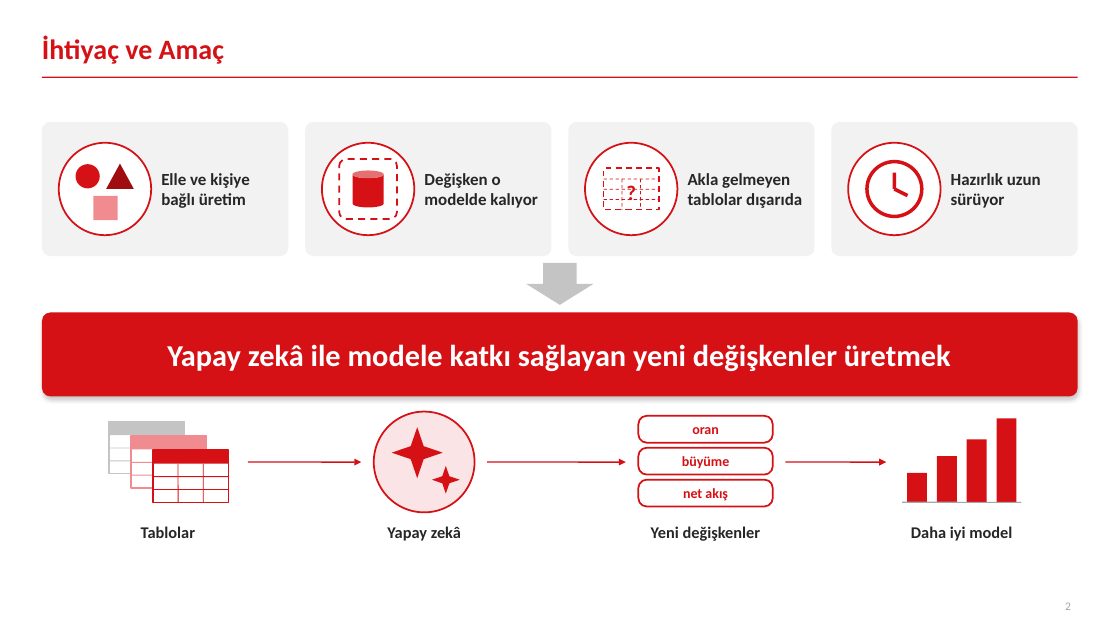
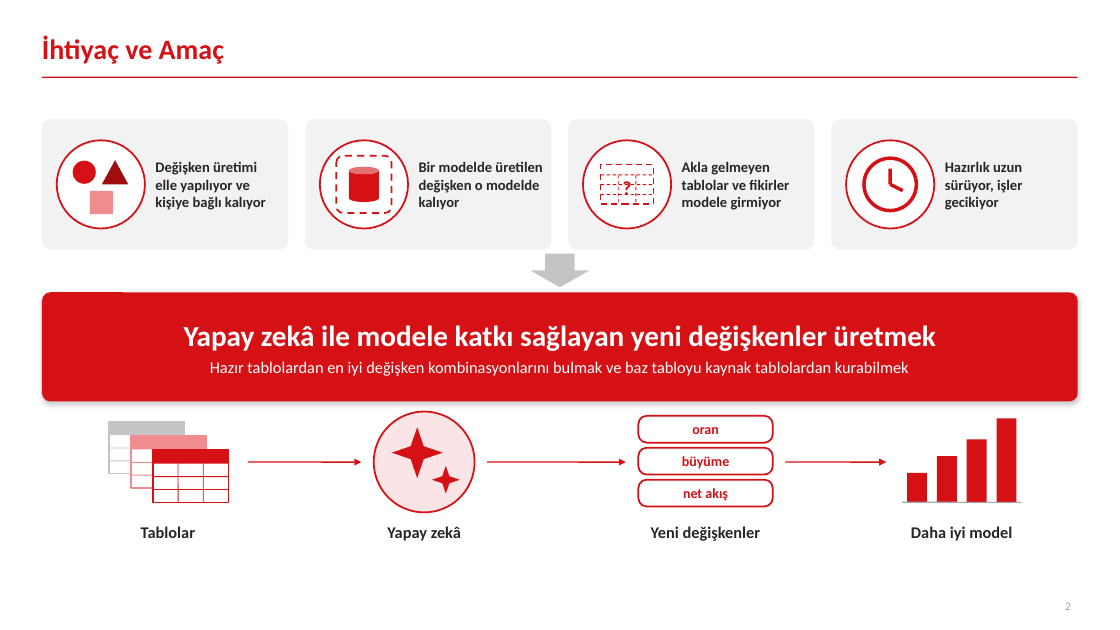
Before and after one commit to canmergen/amp, a slide deck: slide 2 of analitik_modelleme_platformu_GUNCEL/sunum/Platform_Sunum_Sade.pptx. Drawn at 1120x630 pixels with LibreOffice and Linux fonts; fonts in the diff are those of the drawing. Boxes give left, top, right and bottom in pixels: in the first picture for what was removed or moved away, otherwise in the second. Text is boxed around its words. In the diff, an @@ line names an element or a change of style, - is before the commit and + after.

```diff
--- a/analitik_modelleme_platformu_GUNCEL/sunum/Platform_Sunum_Sade.pptx
+++ b/analitik_modelleme_platformu_GUNCEL/sunum/Platform_Sunum_Sade.pptx
@@ ellipse: place and size @@
-ellipse at (59,143,151,235)
+ellipse at (57,140,145,229)
@@ ellipse: place and size @@
-ellipse at (322,143,414,235)
+ellipse at (320,140,408,229)
@@ ellipse: place and size @@
-ellipse at (585,143,677,235)
+ellipse at (583,140,671,229)
@@ ellipse: place and size @@
-ellipse at (849,143,941,235)
+ellipse at (846,140,934,229)
@@ text at (155,161,266,210): text changed; size 14.5 to 12.5 pt @@
-Elle ve kişiye bağlı üretim
+Değişken üretimi elle yapılıyor ve kişiye bağlı kalıyor
@@ text at (419,161,542,210): text changed; size 14.5 to 12.5 pt @@
-Değişken o modelde kalıyor
+Bir modelde üretilen değişken o modelde kalıyor
@@ text "?" at (611,171,644,204): size 17.9 to 17.1 pt @@
@@ text at (682,161,789,210): text changed; size 14.5 to 12.5 pt @@
-Akla gelmeyen tablolar dışarıda
+Akla gelmeyen tablolar ve fikirler modele girmiyor
@@ 4 lines, 1 ellipse, 1 triangle, 1 rectangle, 1 rounded rectangle, 1 cylinder: place and size @@
-4 lines, 1 ellipse, 1 triangle, 1 rectangle, 1 rounded rectangle, 1 cylinder at (76,159,907,220)
+4 lines, 1 ellipse, 1 triangle, 1 rectangle, 1 rounded rectangle, 1 cylinder at (73,155,903,214)
@@ text at (945,161,1022,210): text changed; size 14.5 to 12.5 pt @@
-Hazırlık uzun sürüyor
+Hazırlık uzun sürüyor, işler gecikiyor
@@ 4 rounded rectangles, 3 lines, 1 rectangle, 1 ellipse: place and size @@
-4 rounded rectangles, 3 lines, 1 rectangle, 1 ellipse at (42,122,1078,256)
+4 rounded rectangles, 3 lines, 1 rectangle, 1 ellipse at (42,119,1078,250)
@@ down arrow: place and size @@
-down arrow at (526,263,593,305)
+down arrow at (531,254,590,287)
@@ proportions changed in 5 elements at (42,119,288,250), (305,119,551,250), (568,119,814,250), (832,119,1078,250), (42,292,1078,402) @@
@@ rounded rectangle: place and size @@
-rounded rectangle at (42,313,1078,397)
+rounded rectangle at (42,292,1078,402)
@@ text "Yapay zekâ ile modele katkı ...": place and size @@
-text "Yapay zekâ ile modele katkı ..." at (167,344,951,371)
+text "Yapay zekâ ile modele katkı ..." at (184,325,935,376)
@@ text at (184,325,935,351): size 26 to 25 pt in "Yapay zekâ ile modele katkı sağlayan yeni ..."; more space between paragraphs @@
@@ text at (210,361,909,376): paragraph added @@
+Hazır tablolardan en iyi değişken kombinasyonlarını bulmak ve baz tabloyu kaynak tablolardan kurabilmek
```
Also in this commit, not shown: 10 other slides changed, 1 other file.
